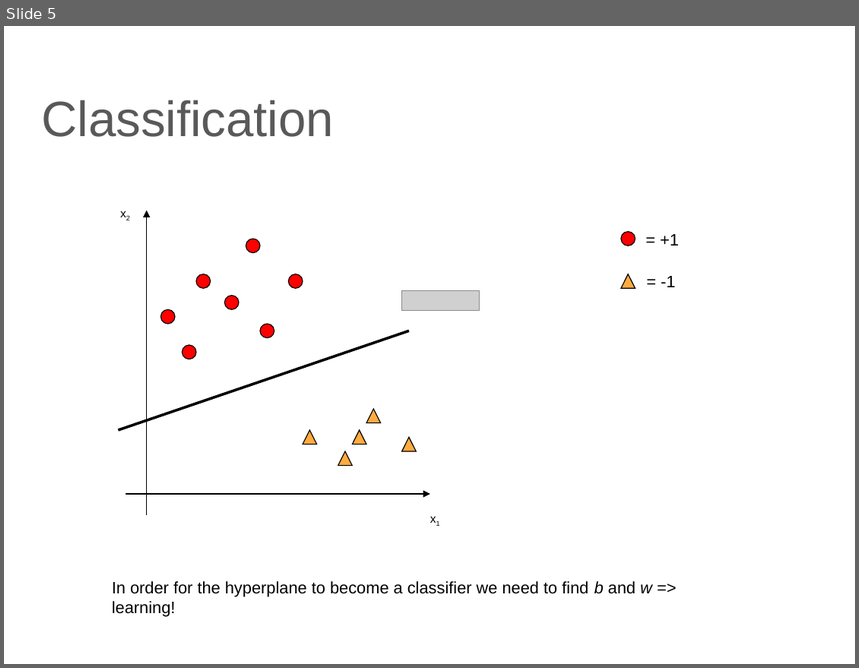
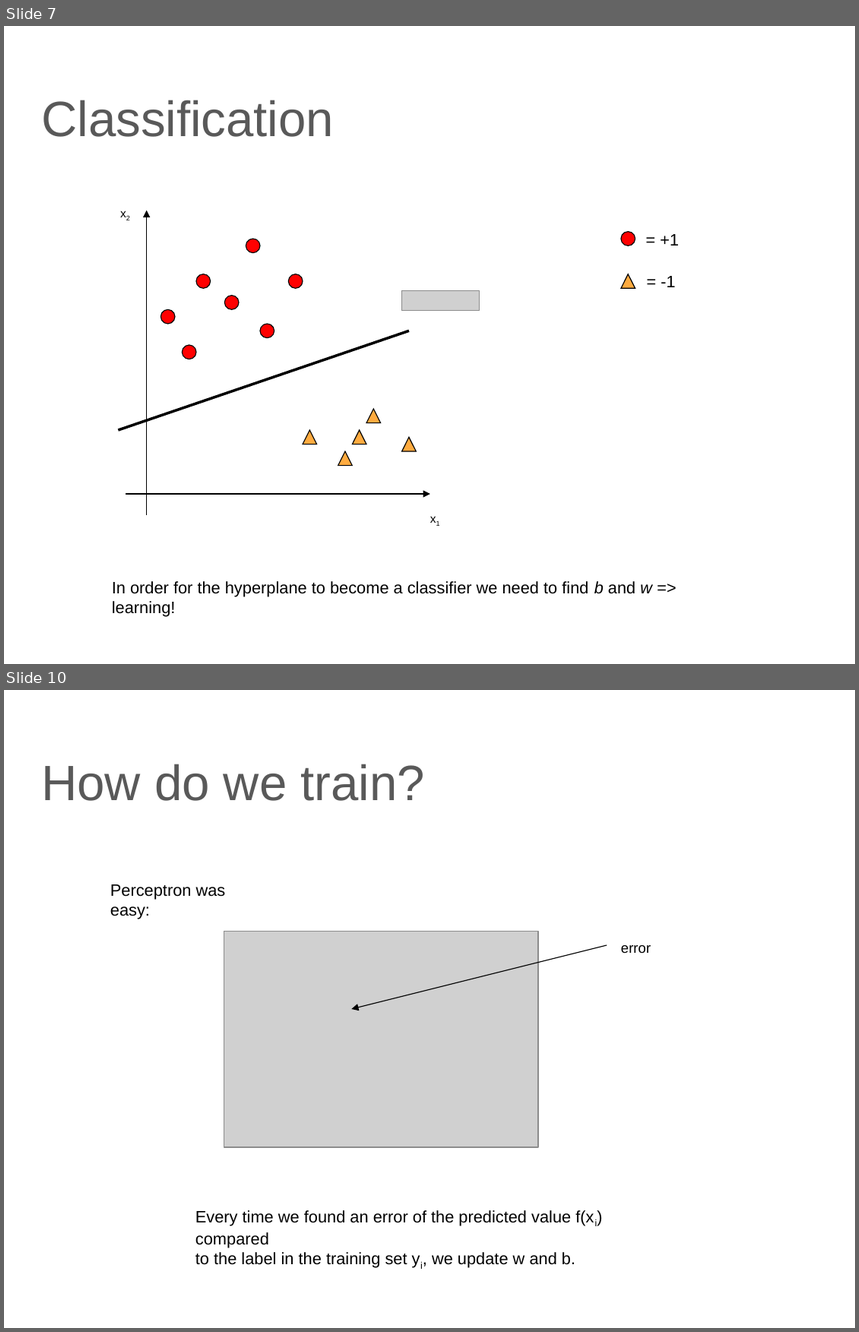
Before and after one commit to lutzhamel/CSC310, a slide deck: 14-ANN.pptx. Shown one above the other, each under a label of ours: slide 5 before the commit, slides 7 and 10 after it; the slides between them are not shown. The pictures are 859x668 and 859x1332 pixels, drawn with LibreOffice and Linux fonts; fonts in the diff are those of the drawing; grey boxes stand for pictures. Boxes give left, top, right and bottom in pixels: in the first picture for what was removed or moved away, otherwise in the second. Text is boxed around its words. In the diff, an @@ line names an element or a change of style, - is before the commit and + after.

```diff
--- a/14-ANN.pptx
+++ b/14-ANN.pptx
@@ slide 10 added at <box>4,690,855,1328</box>, background #FFFFFF @@
@@ title added at <box>41,764,425,801</box>, 42 pt, text #595959 @@
+How do we train?
@@ text added at <box>110,885,226,920</box>, 14 pt, text #000000 @@
+Perceptron was easy:
@@ picture added at <box>224,931,538,1147</box> @@
@@ arrow added from (607, 945) to (351, 1009), #000000 0.75 pt @@
@@ text added at <box>621,945,651,954</box>, 12 pt, text #000000 @@
+error
@@ text added at <box>196,1211,594,1268</box>, 14 pt, text #000000 @@
+Every time we found an error of the predicted value f(xi) compared
+to the label in the training set yi, we update w and b.
@@ what was slide 5 is now slide 7 @@
```
Also in this commit, not shown: 16 other slides added, 3 slides removed, 5 other files.
